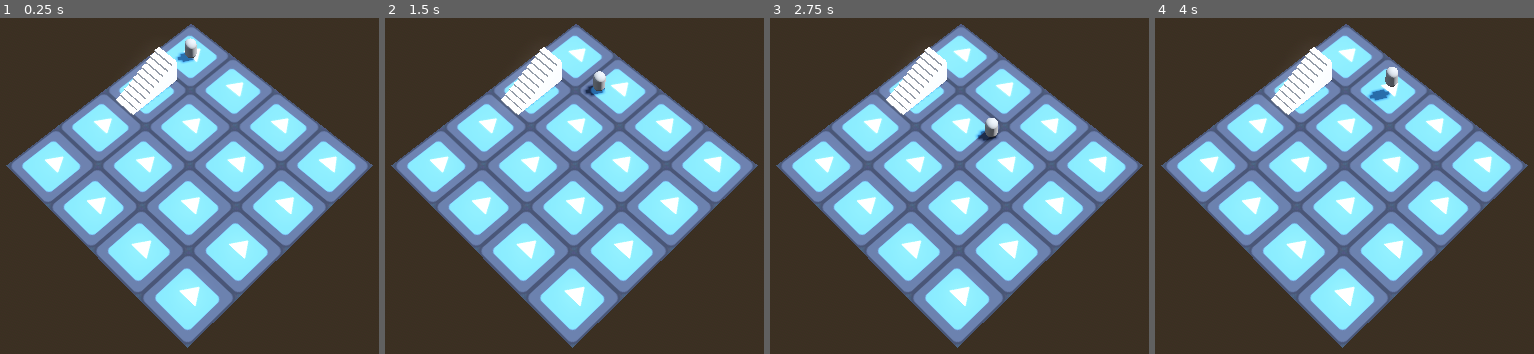
Above: before the commit, frames 1-4 (left to right).
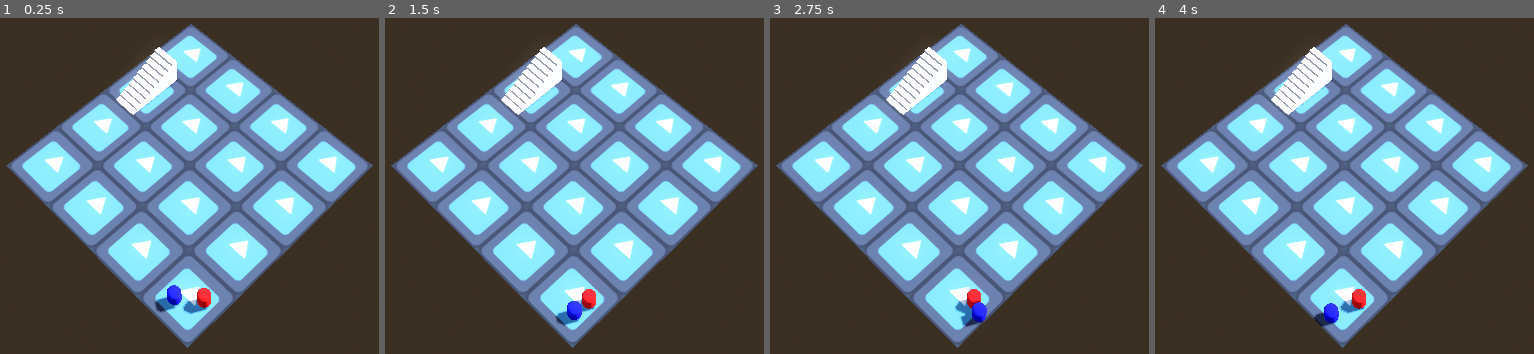
Above: after the commit, the same moments.

Repository: mark00vka/DeceptionWizards
Game: Godot game, scene res://main.tscn
Same seed, same stepped clock (60 frames per second), same inputs: the game is played once before the commit and once after it. The engine's default icon, where the game draws it, is replaced by a stand-in: a white triangle on a blue panel in a dark square.
Inputs:
- Up to frame 1 (0.25 s): no input
- Up to frame 2 (1.5 s): tap Enter (ui_accept) at 0.5, 0.6, 0.77, 1.07, 1.35 s; hold Right (ui_right) 0.53-1.28 s; hold Down (ui_down) from 1.28 s (still down)
- Up to frame 3 (2.75 s): tap Enter (ui_accept) at 1.52, 1.82, 2.1 s; release Down (ui_down) at 2.03 s; hold Right (ui_right) from 2.03 s (still down)
- Up to frame 4 (4 s): release Right (ui_right) at 2.78 s; hold Up (ui_up) 2.78-3.53 s; tap Enter (ui_accept) at 2.85, 3.02, 3.32, 3.6, 3.77 s; hold Left (ui_left) from 3.53 s (still down)

The runs differ from the first frame. In frame 1, 1.0% of the frame differs, in the area x 40-56%, y 5-89%; in frame 2, 0.8%; in frame 3, 0.9%; in frame 4, 1.0%, in the area x 41-65%, y 14-92%.

Commit message:
add player 2

Diff:
--- a/character_body_3d.gd
+++ /dev/null
@@ -1,29 +0,0 @@
-extends CharacterBody3D
-
-
-const SPEED = 10
-const JUMP_VELOCITY = 10
-
-
-func _physics_process(delta: float) -> void:
-	# Add the gravity.
-	if not is_on_floor():
-		velocity += get_gravity() * delta
-
-	# Handle jump.
-	if Input.is_action_just_pressed("ui_accept") and is_on_floor():
-		velocity.y = JUMP_VELOCITY
-
-	# Get the input direction and handle the movement/deceleration.
-	# As good practice, you should replace UI actions with custom gameplay actions.
-	var input_dir := Input.get_vector("ui_left", "ui_right", "ui_up", "ui_down")
-	var direction := (transform.basis * Vector3(input_dir.x, 0, input_dir.y)).normalized()
-	if direction:
-		velocity.x = direction.x * SPEED
-		velocity.z = direction.z * SPEED
-	else:
-		velocity.x = move_toward(velocity.x, 0, SPEED)
-		velocity.z = move_toward(velocity.z, 0, SPEED)
-
-
-	move_and_slide()
--- a/main.gd
+++ b/main.gd
@@ -2,7 +2,7 @@
 extends Node3D
 
 const GROUND_TILE = preload("res://tiles/ground_tile/ground_tile.tscn")
-const BOUNDARY_TILE = preload("res://boundary_tile.tscn")
+const BOUNDARY_TILE = preload("res://tiles/boundary_tile.tscn")
 const STAIRS = preload("res://tiles/stairs/stairs.tscn")
 
 @export var map_size : Vector3i = Vector3i(4, 4, 4)
@@ -17,8 +17,8 @@
 	place_item(STAIRS, Vector2i(0, 1),  0, 1)
 
 func generate_grid():
-	for i in range(-1, map_size.x+2):
-		for j in range(-1, map_size.y+2):
+	for i in range(-1, map_size.x+1):
+		for j in range(-1, map_size.y+1):
 
 			if(i in range(map_size.x) and j in range(map_size.y)):
 				generate_tile(i, j)
--- a/main.tscn
+++ b/main.tscn
@@ -1,7 +1,9 @@
-[gd_scene load_steps=6 format=3 uid="uid://cm6byh8geuxup"]
+[gd_scene load_steps=8 format=3 uid="uid://cm6byh8geuxup"]
 
 [ext_resource type="Script" path="res://main.gd" id="1_b5th3"]
-[ext_resource type="PackedScene" uid="uid://efhli5mx1ocb" path="res://player.tscn" id="1_gx7nr"]
+[ext_resource type="PackedScene" uid="uid://efhli5mx1ocb" path="res://player/player.tscn" id="1_gx7nr"]
+[ext_resource type="Resource" uid="uid://dutd1sptby8aw" path="res://player/p1_controls.tres" id="3_mi2kk"]
+[ext_resource type="Resource" uid="uid://c1bs0xj1k2bgb" path="res://player/p2_controls.tres" id="4_3ab4h"]
 
 [sub_resource type="ProceduralSkyMaterial" id="ProceduralSkyMaterial_vo3no"]
 sky_horizon_color = Color(0.64625, 0.65575, 0.67075, 1)
@@ -31,3 +33,11 @@
 fov = 35.0
 
 [node name="Player" parent="." instance=ExtResource("1_gx7nr")]
+transform = Transform3D(0.707107, 0, 0.707107, 0, 1, 0, -0.707107, 0, 0.707107, 14.523, 1.52139, 15.817)
+controls = ExtResource("3_mi2kk")
+color = Color(0, 0.0166669, 1, 1)
+
+[node name="Player2" parent="." instance=ExtResource("1_gx7nr")]
+transform = Transform3D(0.707107, 0, 0.707107, 0, 1, 0, -0.707107, 0, 0.707107, 16.091, 1.52139, 14.5044)
+controls = ExtResource("4_3ab4h")
+color = Color(1, 0, 0, 1)
--- /dev/null
+++ b/player/p1_controls.tres
@@ -0,0 +1,11 @@
+[gd_resource type="Resource" script_class="PlayerControls" load_steps=2 format=3 uid="uid://dutd1sptby8aw"]
+
+[ext_resource type="Script" path="res://player/player_controls.gd" id="1_pjove"]
+
+[resource]
+script = ExtResource("1_pjove")
+left = "p1_left"
+right = "p1_right"
+up = "p1_up"
+down = "p1_down"
+jump = "p1_jump"
--- /dev/null
+++ b/player/p2_controls.tres
@@ -0,0 +1,11 @@
+[gd_resource type="Resource" script_class="PlayerControls" load_steps=2 format=3 uid="uid://c1bs0xj1k2bgb"]
+
+[ext_resource type="Script" path="res://player/player_controls.gd" id="1_1q1r3"]
+
+[resource]
+script = ExtResource("1_1q1r3")
+left = "p2_left"
+right = "p2_right"
+up = "p2_up"
+down = "p2_down"
+jump = "p2_jump"
--- a/player.gd
+++ b/player/player.gd
@@ -1,25 +1,31 @@
+class_name Player
 extends CharacterBody3D
 
+const SPEED = 5.0
+const JUMP_VELOCITY = 10
 
-const SPEED = 5.0
-const JUMP_VELOCITY = 7
+@export var controls: PlayerControls
+@export var color : Color
 
-@onready var shape_cast_3d: ShapeCast3D = $ShapeCast3D
+func _ready() -> void:
+	var material = StandardMaterial3D.new()
+	material.albedo_color = color
+	$MeshInstance3D.mesh.material = material
 
 func _physics_process(delta: float) -> void:
 	# Add the gravity.
 	if not is_on_floor():
 		var gravity = get_gravity()
-		if(velocity.y > 0): gravity*=2
+		if(velocity.y > 0): gravity*=3
 		velocity += gravity * delta
 
 	# Handle jump.
-	if Input.is_action_just_pressed("ui_accept") and is_on_floor():
+	if Input.is_action_just_pressed(controls.jump) and is_on_floor():
 		velocity.y = JUMP_VELOCITY
 
 	# Get the input direction and handle the movement/deceleration.
 	# As good practice, you should replace UI actions with custom gameplay actions.
-	var input_dir := Input.get_vector("ui_left", "ui_right", "ui_up", "ui_down")
+	var input_dir := Input.get_vector(controls.left, controls.right, controls.up, controls.down)
 	var direction := (transform.basis * Vector3(input_dir.x, 0, input_dir.y)).normalized()
 	if direction:
 		velocity.x = direction.x * SPEED
--- a/player.tscn
+++ b/player/player.tscn
@@ -1,12 +1,14 @@
 [gd_scene load_steps=4 format=3 uid="uid://efhli5mx1ocb"]
 
-[ext_resource type="Script" path="res://player.gd" id="1_uxt2i"]
+[ext_resource type="Script" path="res://player/player.gd" id="1_uxt2i"]
 
 [sub_resource type="CapsuleMesh" id="CapsuleMesh_5ncyn"]
+resource_local_to_scene = true
 
 [sub_resource type="CapsuleShape3D" id="CapsuleShape3D_wxlbw"]
 
 [node name="Player" type="CharacterBody3D"]
+transform = Transform3D(0.707107, 0, 0.707107, 0, 1, 0, -0.707107, 0, 0.707107, 0, 0, 0)
 collision_layer = 2
 collision_mask = 7
 script = ExtResource("1_uxt2i")
--- /dev/null
+++ b/player/player_controls.gd
@@ -0,0 +1,8 @@
+class_name PlayerControls
+extends Resource
+
+@export var left: String
+@export var right: String
+@export var up: String
+@export var down: String
+@export var jump: String
--- a/project.godot
+++ b/project.godot
@@ -17,44 +17,63 @@
 
 [input]
 
-forward={
+p1_up={
 "deadzone": 0.5,
 "events": [Object(InputEventKey,"resource_local_to_scene":false,"resource_name":"","device":-1,"window_id":0,"alt_press …(192 unchanged characters)…
+, Object(InputEventKey,"resource_local_to_scene":false,"resource_name":"","device":-1,"window_id":0,"alt_pressed":false,"shift_pressed":false,"ctrl_pressed":false,"meta_pressed":false,"pressed":false,"keycode":0,"physical_keycode":4194320,"key_label":0,"unicode":0,"location":0,"echo":false,"script":null)
 ]
 }
-back={
+p1_down={
 "deadzone": 0.5,
 "events": [Object(InputEventKey,"resource_local_to_scene":false,"resource_name":"","device":-1,"window_id":0,"alt_press …(192 unchanged characters)…
+, Object(InputEventKey,"resource_local_to_scene":false,"resource_name":"","device":-1,"window_id":0,"alt_pressed":false,"shift_pressed":false,"ctrl_pressed":false,"meta_pressed":false,"pressed":false,"keycode":0,"physical_keycode":4194322,"key_label":0,"unicode":0,"location":0,"echo":false,"script":null)
 ]
 }
-right={
+p1_right={
 "deadzone": 0.5,
 "events": [Object(InputEventKey,"resource_local_to_scene":false,"resource_name":"","device":-1,"window_id":0,"alt_press …(192 unchanged characters)…
+, Object(InputEventKey,"resource_local_to_scene":false,"resource_name":"","device":-1,"window_id":0,"alt_pressed":false,"shift_pressed":false,"ctrl_pressed":false,"meta_pressed":false,"pressed":false,"keycode":0,"physical_keycode":4194321,"key_label":0,"unicode":0,"location":0,"echo":false,"script":null)
 ]
 }
-left={
+p1_left={
 "deadzone": 0.5,
 "events": [Object(InputEventKey,"resource_local_to_scene":false,"resource_name":"","device":-1,"window_id":0,"alt_press …(191 unchanged characters)…
+, Object(InputEventKey,"resource_local_to_scene":false,"resource_name":"","device":-1,"window_id":0,"alt_pressed":false,"shift_pressed":false,"ctrl_pressed":false,"meta_pressed":false,"pressed":false,"keycode":0,"physical_keycode":4194319,"key_label":0,"unicode":0,"location":0,"echo":false,"script":null)
 ]
 }
-jump={
+p1_jump={
 "deadzone": 0.5,
 "events": [Object(InputEventKey,"resource_local_to_scene":false,"resource_name":"","device":-1,"window_id":0,"alt_press …(191 unchanged characters)…
 ]
 }
-sprint={
+p1_sprint={
 "deadzone": 0.5,
 "events": [Object(InputEventKey,"resource_local_to_scene":false,"resource_name":"","device":-1,"window_id":0,"alt_press …(195 unchanged characters)…
 ]
 }
-crouch={
+p2_up={
 "deadzone": 0.5,
-"events": [Object(InputEventKey,"resource_local_to_scene":false,"resource_name":"","device":-1,"window_id":0,"alt_pressed":false,"shift_pressed":false,"ctrl_pressed":false,"meta_pressed":false,"pressed":false,"keycode":0,"physical_keycode":4194326,"key_label":0,"unicode":0,"location":0,"echo":false,"script":null)
+"events": [Object(InputEventJoypadMotion,"resource_local_to_scene":false,"resource_name":"","device":-1,"axis":1,"axis_value":-1.0,"script":null)
 ]
 }
-tab={
+p2_left={
 "deadzone": 0.5,
-"events": [Object(InputEventKey,"resource_local_to_scene":false,"resource_name":"","device":-1,"window_id":0,"alt_pressed":false,"shift_pressed":false,"ctrl_pressed":false,"meta_pressed":false,"pressed":false,"keycode":0,"physical_keycode":4194306,"key_label":0,"unicode":0,"location":0,"echo":false,"script":null)
+"events": [Object(InputEventJoypadMotion,"resource_local_to_scene":false,"resource_name":"","device":-1,"axis":0,"axis_value":-1.0,"script":null)
+]
+}
+p2_right={
+"deadzone": 0.5,
+"events": [Object(InputEventJoypadMotion,"resource_local_to_scene":false,"resource_name":"","device":-1,"axis":0,"axis_value":1.0,"script":null)
+]
+}
+p2_down={
+"deadzone": 0.5,
+"events": [Object(InputEventJoypadMotion,"resource_local_to_scene":false,"resource_name":"","device":-1,"axis":1,"axis_value":1.0,"script":null)
+]
+}
+p2_jump={
+"deadzone": 0.5,
+"events": [Object(InputEventJoypadButton,"resource_local_to_scene":false,"resource_name":"","device":-1,"button_index":0,"pressure":0.0,"pressed":true,"script":null)
 ]
 }
 
--- a/tiles/base_tile/base_tile.gd
+++ b/tiles/base_tile/base_tile.gd
@@ -3,4 +3,7 @@
 
 
 func _on_area_3d_body_entered(body: Node3D) -> void:
-	prints("entered tile", self)
+	if body is Player:
+		prints("Player entered tile", self)
+	else:
+		printerr(body, " has entered a tile")
Renamed: boundary_tile.tscn -> tiles/boundary_tile.tscn
Not shown: 1 places in tiles/ground_tile/ground_tile.tscn that only renumber resources
